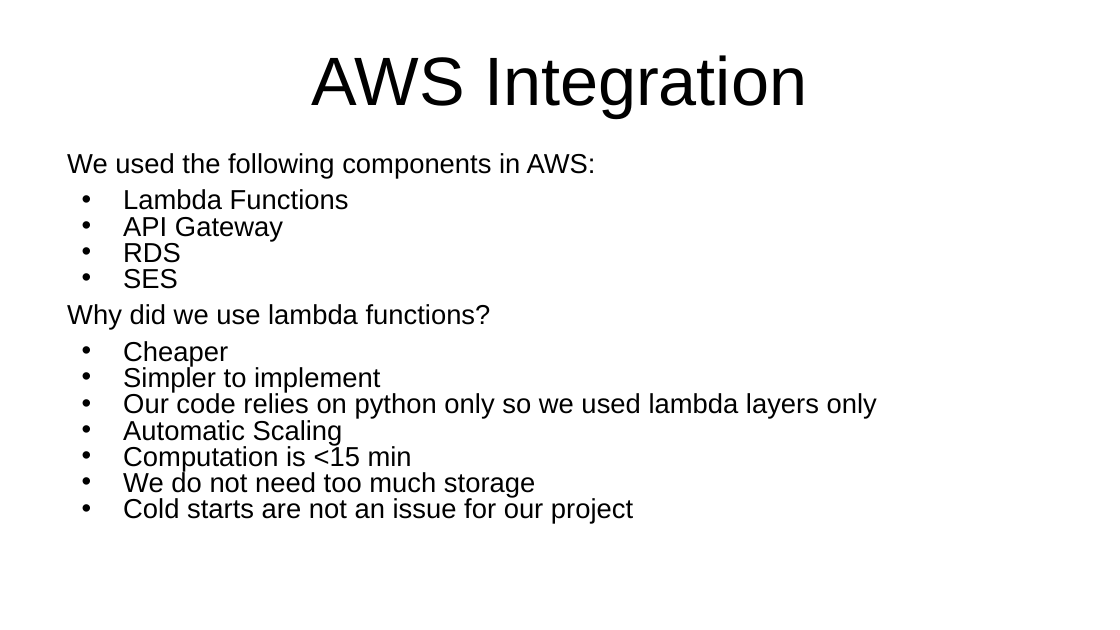
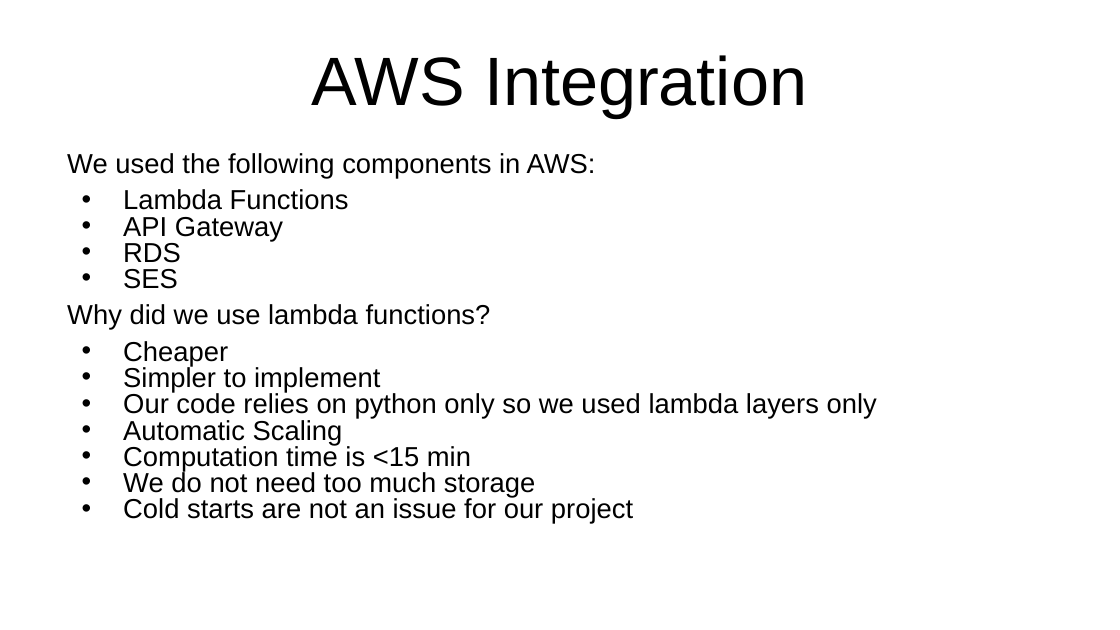
Before and after one commit to Prsnt95/BirdApp, a slide deck: slide 4 of Documents for submission/Bird App.pptx (slide 3 before the commit). Drawn at 1120x630 pixels with LibreOffice and Linux fonts; fonts in the diff are those of the drawing; background and template pictures are left out. Boxes give left, top, right and bottom in pixels: in the first picture for what was removed or moved away, otherwise in the second. Text is boxed around its words. In the diff, an @@ line names an element or a change of style, - is before the commit and + after.

```diff
--- a/Documents for submission/Bird App.pptx
+++ b/Documents for submission/Bird App.pptx
@@ text at [123, 445, 471, 472]: text changed @@
-• Computation is <15 min
+• Computation time is <15 min
```
Also in this commit, not shown: 2 other slides changed, 3 slides added.
